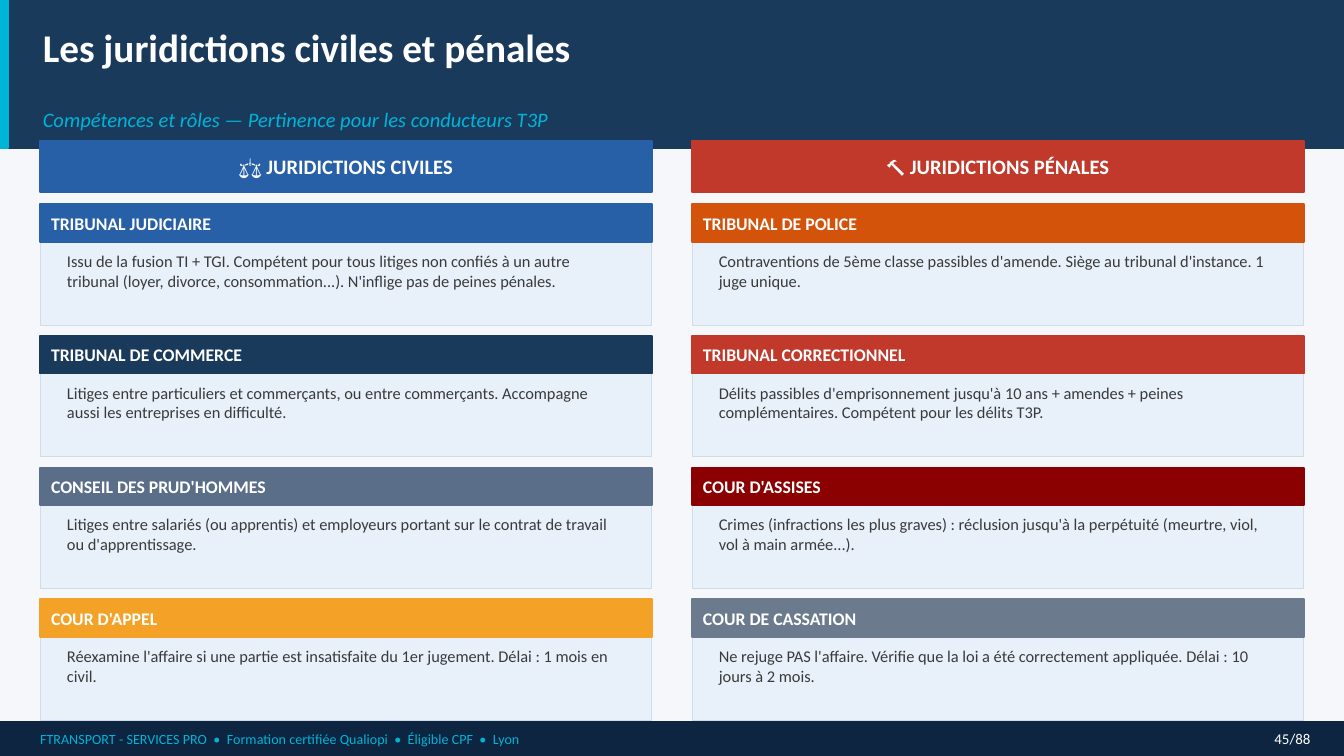
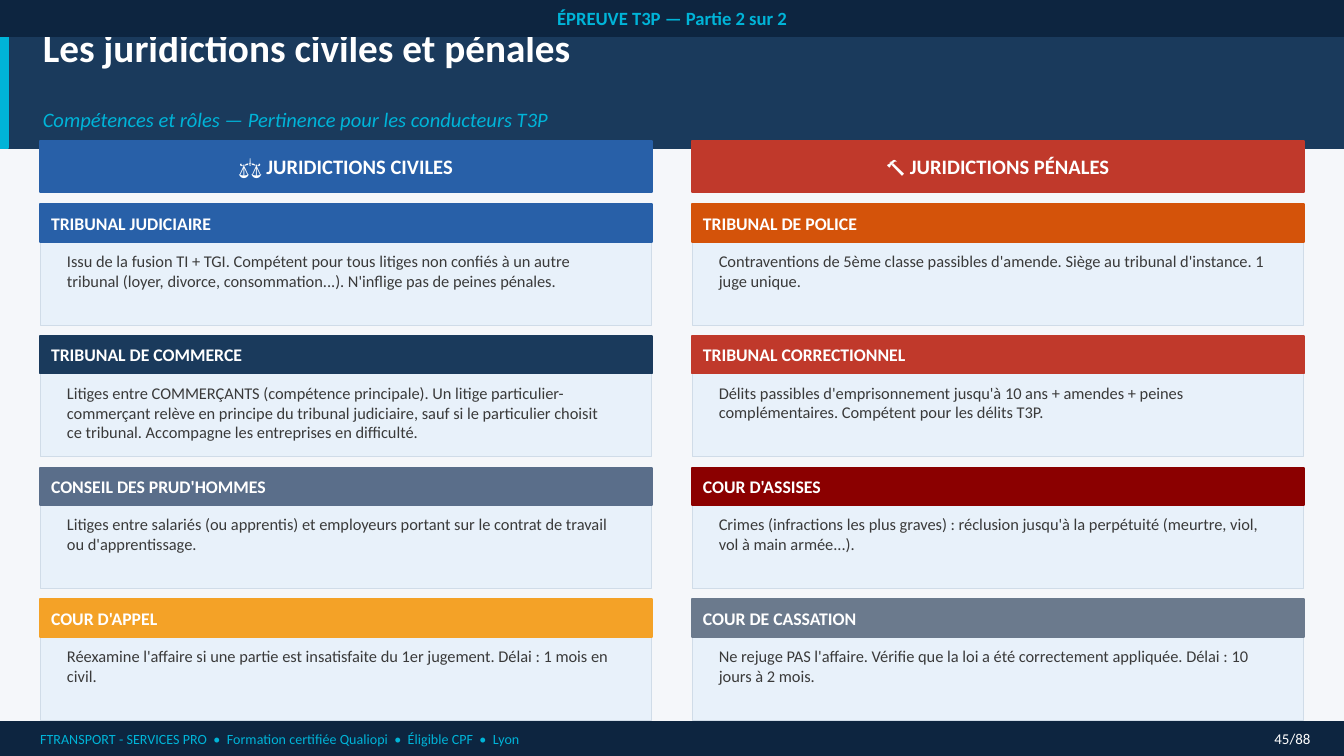
Before and after one commit to nanouf69/insight-learn-manage, a slide deck: slide 9 of public/cours/vtc/A_T3P_partie_2.pptx (slide 6 before the commit). Drawn at 1344x756 pixels with LibreOffice and Linux fonts; fonts in the diff are those of the drawing. Boxes give left, top, right and bottom in pixels: in the first picture for what was removed or moved away, otherwise in the second. Text is boxed around its words. In the diff, an @@ line names an element or a change of style, - is before the commit and + after.

```diff
--- a/public/cours/vtc/A_T3P_partie_2.pptx
+++ b/public/cours/vtc/A_T3P_partie_2.pptx
@@ rectangle added at [0, 0, 1344, 38], fill #0D2540, 10 pt, text #00B4D8, bold @@
+ÉPREUVE T3P — Partie 2 sur 2
@@ text at [67, 387, 597, 441]: text changed @@
-Litiges entre particuliers et commerçants, ou entre commerçants. Accompagne aussi les entreprises en difficulté.
+Litiges entre COMMERÇANTS (compétence principale). Un litige particulier-commerçant relève en principe du tribunal judiciaire, sauf si le particulier choisit ce tribunal. Accompagne les entreprises en difficulté.
```
Also in this commit, not shown: 38 other slides changed, 4 slides added.
